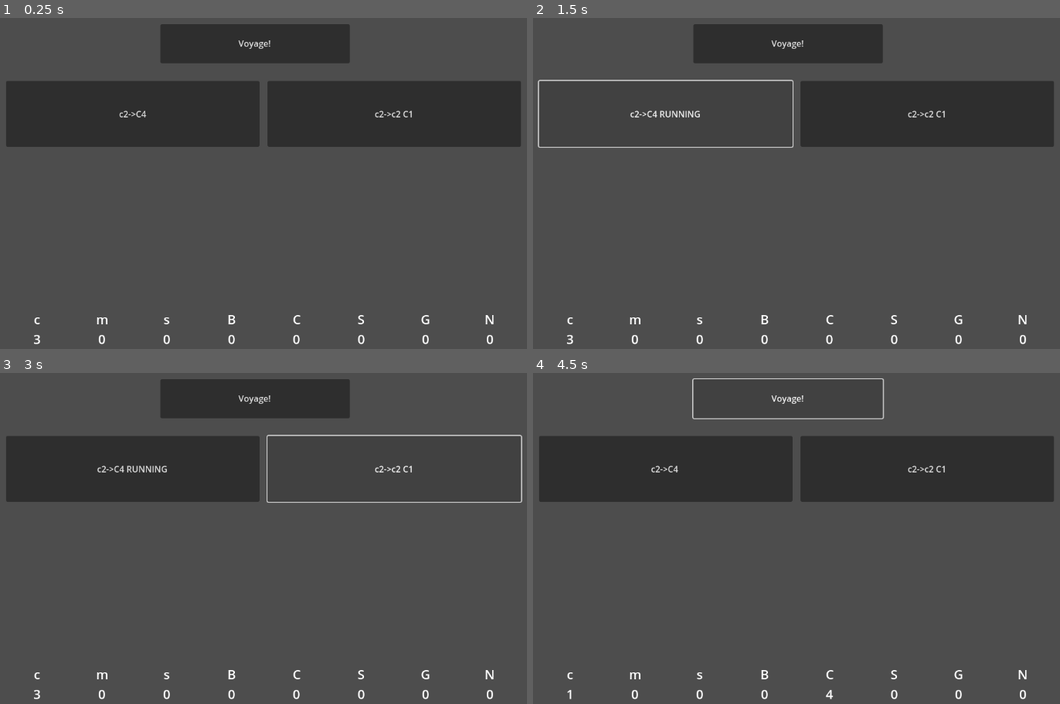
Above: before the commit, frames 1-4 (two rows, left to right).
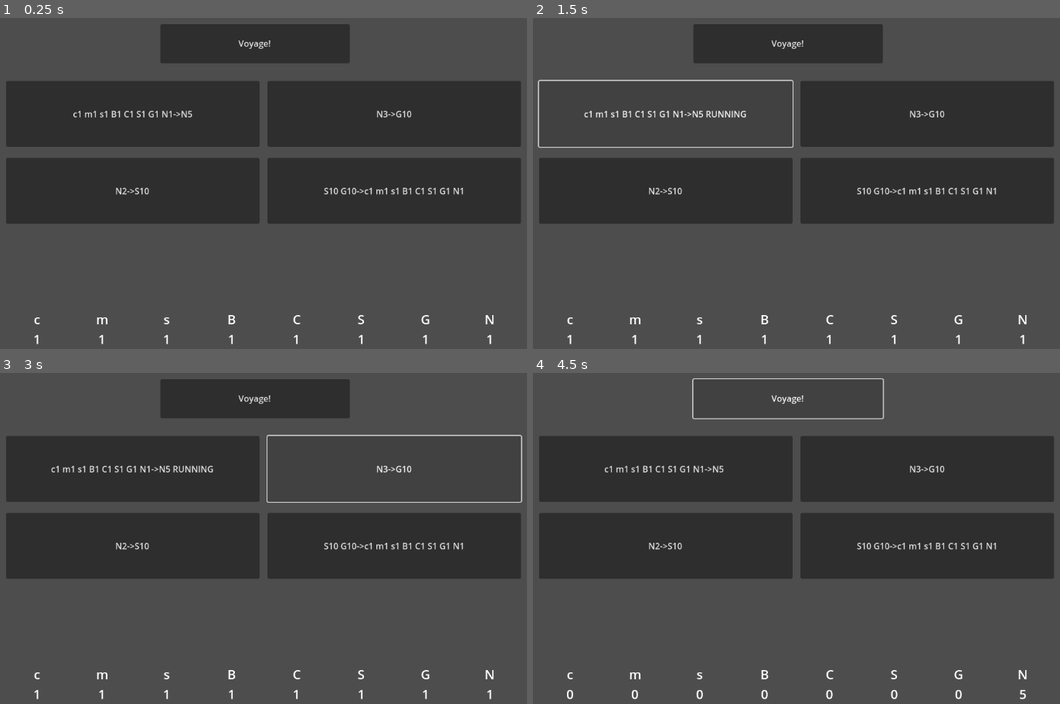
Above: after the commit, the same moments.

Repository: scarlettjclark/pencil-coloured-pirates
Game: Godot game, scene res://Scenes/prototype_voyage_phase.tscn
The game is run twice, just before and just after one commit, with the same random seed, the same clock (stepped at 60 frames per second) and the same inputs.
Inputs (mouse positions are in pixels of both pictures, inside the frame that each line leads up to):
- Up to frame 1 (0.25 s): no input
- Up to frame 2 (1.5 s): click (664, 113) at 0.5 s, where only the run before the commit has a clickable "c2->C4"; click (664, 113) at 1.25 s, where only the run before the commit has a clickable "c2->C4 RUNNING"
- Up to frame 3 (3 s): click (131, 468) at 2 s, where only the run after the commit has a clickable "c1 m1 s1 B1 C1 S1 G1 N1->N5 R…"; click (395, 468) at 2.75 s, where only the run before the commit has a clickable "c2->c2 C1"
- Up to frame 4 (4.5 s): click (928, 468) at 3.5 s, where only the run after the commit has a clickable "N3->G10"; click "Voyage!" at 4.25 s

The runs differ from the first frame. In frame 1, 19% of the frame differs, in the area x 1-99%, y 27-99%; in frame 2, 19%; in frame 3, 19%; in frame 4, 19%.

Commit message:
changed test values

Diff:
--- a/prototype-voyage-phase/Scenes/prototype_voyage_phase.tscn
+++ b/prototype-voyage-phase/Scenes/prototype_voyage_phase.tscn
@@ -11,13 +11,20 @@
 script = ExtResource("1_53o7g")
 store = NodePath("Store")
 display = NodePath("Voyage Phase UI")
-jobs_to_display = [NodePath("Job"), NodePath("Job2")]
+jobs_to_display = [NodePath("Job"), NodePath("Job2"), NodePath("Job3"), NodePath("Job4")]
 
 [node name="Voyage Phase UI" parent="GoodsManager" instance=ExtResource("2_eixya")]
 
 [node name="Store" type="Node" parent="GoodsManager"]
 script = ExtResource("3_0ew33")
-crew = 3
+crew = 1
+munitions = 1
+supplies = 1
+booze = 1
+cloth = 1
+spices = 1
+gold = 1
+notoriety = 1
 
 [node name="Job" type="Node" parent="GoodsManager" node_paths=PackedStringArray("cost", "result")]
 script = ExtResource("4_eixya")
@@ -26,12 +33,19 @@
 
 [node name="Cost" type="Node" parent="GoodsManager/Job"]
 script = ExtResource("3_0ew33")
-crew = 2
+crew = 1
+munitions = 1
+supplies = 1
+booze = 1
+cloth = 1
+spices = 1
+gold = 1
+notoriety = 1
 metadata/_custom_type_script = "uid://cojf1q451fjsc"
 
 [node name="Result" type="Node" parent="GoodsManager/Job"]
 script = ExtResource("3_0ew33")
-cloth = 4
+notoriety = 5
 metadata/_custom_type_script = "uid://cojf1q451fjsc"
 
 [node name="Job2" type="Node" parent="GoodsManager" node_paths=PackedStringArray("cost", "result")]
@@ -42,13 +56,52 @@
 
 [node name="Cost" type="Node" parent="GoodsManager/Job2"]
 script = ExtResource("3_0ew33")
-crew = 2
+notoriety = 3
 metadata/_custom_type_script = "uid://cojf1q451fjsc"
 
 [node name="Result" type="Node" parent="GoodsManager/Job2"]
 script = ExtResource("3_0ew33")
-crew = 2
+gold = 10
+metadata/_custom_type_script = "uid://cojf1q451fjsc"
+
+[node name="Job3" type="Node" parent="GoodsManager" node_paths=PackedStringArray("cost", "result")]
+script = ExtResource("4_eixya")
+cost = NodePath("Cost")
+result = NodePath("Result")
+metadata/_custom_type_script = "uid://day7tlj0ot3cj"
+
+[node name="Cost" type="Node" parent="GoodsManager/Job3"]
+script = ExtResource("3_0ew33")
+notoriety = 2
+metadata/_custom_type_script = "uid://cojf1q451fjsc"
+
+[node name="Result" type="Node" parent="GoodsManager/Job3"]
+script = ExtResource("3_0ew33")
+spices = 10
+metadata/_custom_type_script = "uid://cojf1q451fjsc"
+
+[node name="Job4" type="Node" parent="GoodsManager" node_paths=PackedStringArray("cost", "result")]
+script = ExtResource("4_eixya")
+cost = NodePath("Cost")
+result = NodePath("Result")
+metadata/_custom_type_script = "uid://day7tlj0ot3cj"
+
+[node name="Cost" type="Node" parent="GoodsManager/Job4"]
+script = ExtResource("3_0ew33")
+spices = 10
+gold = 10
+metadata/_custom_type_script = "uid://cojf1q451fjsc"
+
+[node name="Result" type="Node" parent="GoodsManager/Job4"]
+script = ExtResource("3_0ew33")
+crew = 1
+munitions = 1
+supplies = 1
+booze = 1
 cloth = 1
+spices = 1
+gold = 1
+notoriety = 1
 metadata/_custom_type_script = "uid://cojf1q451fjsc"
 
 [connection signal="enable_request" from="GoodsManager/Voyage Phase UI" to="GoodsManager" method="_on_voyage_phase_ui_enable_request"]
--- a/prototype-voyage-phase/Scripts/goods_manager.gd
+++ b/prototype-voyage-phase/Scripts/goods_manager.gd
@@ -17,8 +17,6 @@
 
 func _on_voyage_phase_ui_enable_request(job_button : JobButton):
 	var job = job_button.job
-	print("Current load: " + str(current_load))
-	print("Job to add: " + str(job.cost))
 	if store.has_room_for_more(current_load, job.cost) and not (job in jobs_to_run):
 		print("Job added")
 		current_load.add(job.cost)
